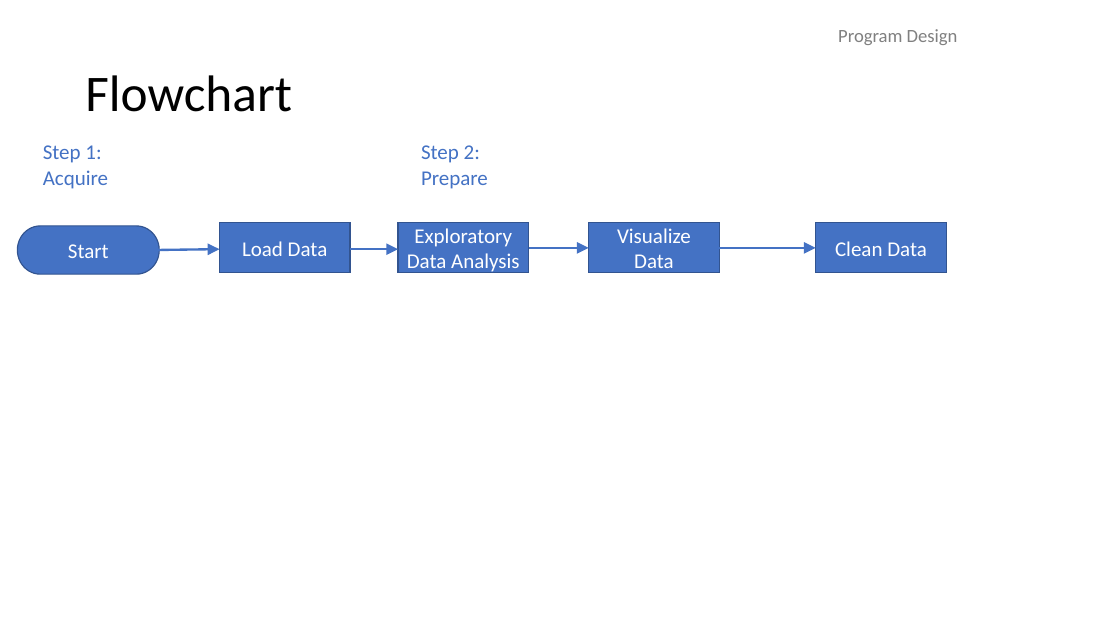
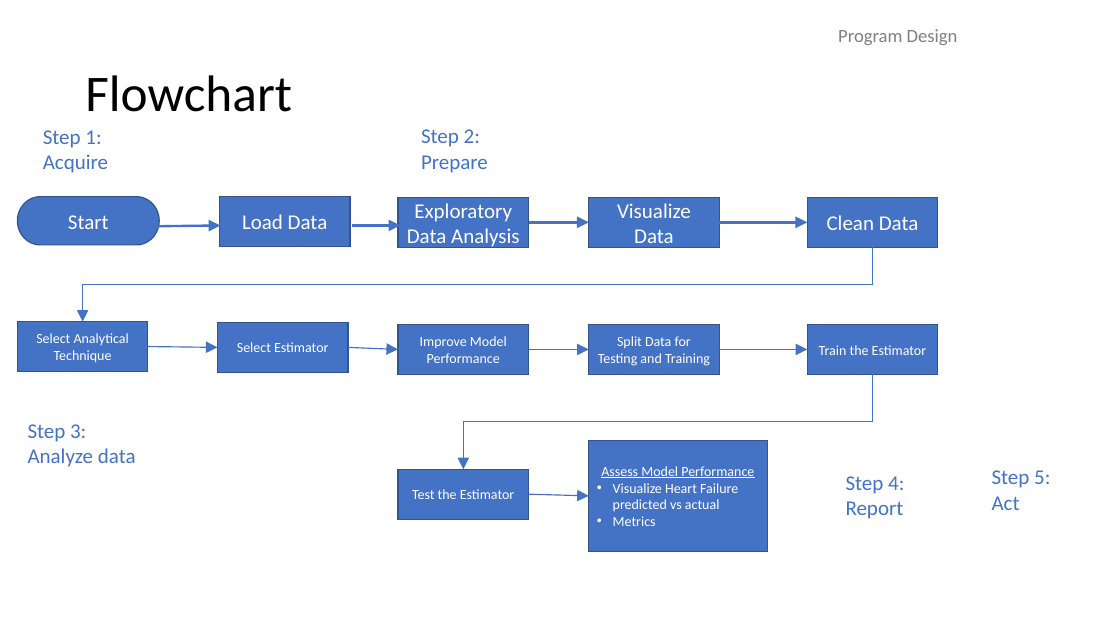
Before and after one commit to kurtgrothe/ANA500, a slide deck: slide 5 of Grothe_ANA500_Micro-Project.pptx. Drawn at 1120x630 pixels with LibreOffice and Linux fonts; fonts in the diff are those of the drawing. Boxes give left, top, right and bottom in pixels: in the first picture for what was removed or moved away, otherwise in the second. Text is boxed around its words. In the diff, an @@ line names an element or a change of style, - is before the commit and + after.

Commit message:
Updated powerpoint to Analyze data Updated model for project

```diff
--- a/Grothe_ANA500_Micro-Project.pptx
+++ b/Grothe_ANA500_Micro-Project.pptx
@@ text "Step 1:": place and size @@
-text "Step 1:" at (43, 145, 108, 189)
+text "Step 1:" at (43, 130, 108, 173)
@@ text "Step 2:": place and size @@
-text "Step 2:" at (421, 145, 488, 189)
+text "Step 2:" at (421, 129, 488, 173)
@@ pill shape "Start": place and size @@
-pill shape "Start" at (18, 226, 160, 274)
+pill shape "Start" at (18, 197, 160, 245)
@@ rectangle "Clean Data": place and size @@
-rectangle "Clean Data" at (816, 223, 946, 272)
+rectangle "Clean Data" at (807, 197, 938, 247)
@@ 3 rectangles, 3 arrows: place and size @@
-3 rectangles, 3 arrows at (155, 223, 719, 272)
+3 rectangles, 3 arrows at (155, 197, 719, 247)
@@ arrow moved from (719, 248) - (816, 248) to (719, 223) - (807, 223) @@
@@ elbow arrow added from (873, 247) to (82, 322), #4472C4 1 pt @@
@@ rectangle added at (18, 322, 148, 371), fill #4472C4, outline #325491 1 pt, 12 pt, text #FFFFFF @@
+Select Analytical Technique
@@ rectangle added at (218, 323, 348, 372), fill #4472C4, outline #325491 1 pt, 12 pt, text #FFFFFF @@
+Select Estimator
@@ rectangle added at (398, 324, 528, 374), fill #4472C4, outline #325491 1 pt, 12 pt, text #FFFFFF @@
+Improve Model Performance
@@ rectangle added at (589, 324, 719, 374), fill #4472C4, outline #325491 1 pt, 12 pt, text #FFFFFF @@
+Split Data for Testing and Training
@@ rectangle added at (807, 324, 938, 374), fill #4472C4, outline #325491 1 pt, 12 pt, text #FFFFFF @@
+Train the Estimator
@@ arrow added from (148, 347) to (218, 348), #4472C4 1 pt @@
@@ arrow added from (348, 348) to (398, 350), #4472C4 1 pt @@
@@ arrow added from (528, 350) to (589, 350), #4472C4 1 pt @@
@@ arrow added from (719, 350) to (807, 350), #4472C4 1 pt @@
@@ elbow arrow added from (873, 375) to (464, 470), #4472C4 1 pt @@
@@ text added at (28, 424, 136, 467), 18 pt, text #4472C4 @@
+Step 3:
+Analyze data
@@ rectangle added at (589, 440, 768, 551), fill #4472C4, outline #325491 1 pt, 12 pt, text #FFFFFF @@
+Assess Model Performance
+• Visualize Heart Failure predicted vs actual
+• Metrics
@@ rectangle added at (398, 470, 528, 519), fill #4472C4, outline #325491 1 pt, 12 pt, text #FFFFFF @@
+Test the Estimator
@@ text added at (846, 476, 904, 519), 18 pt, text #4472C4 @@
+Step 4:
+Report
@@ text added at (992, 470, 1050, 510), 18 pt, text #4472C4 @@
+Step 5:
+Act
@@ arrow added from (528, 494) to (589, 496), #4472C4 1 pt @@
```
Also in this commit, not shown: 3 other slides changed, 3 slides added, 1 other file.
